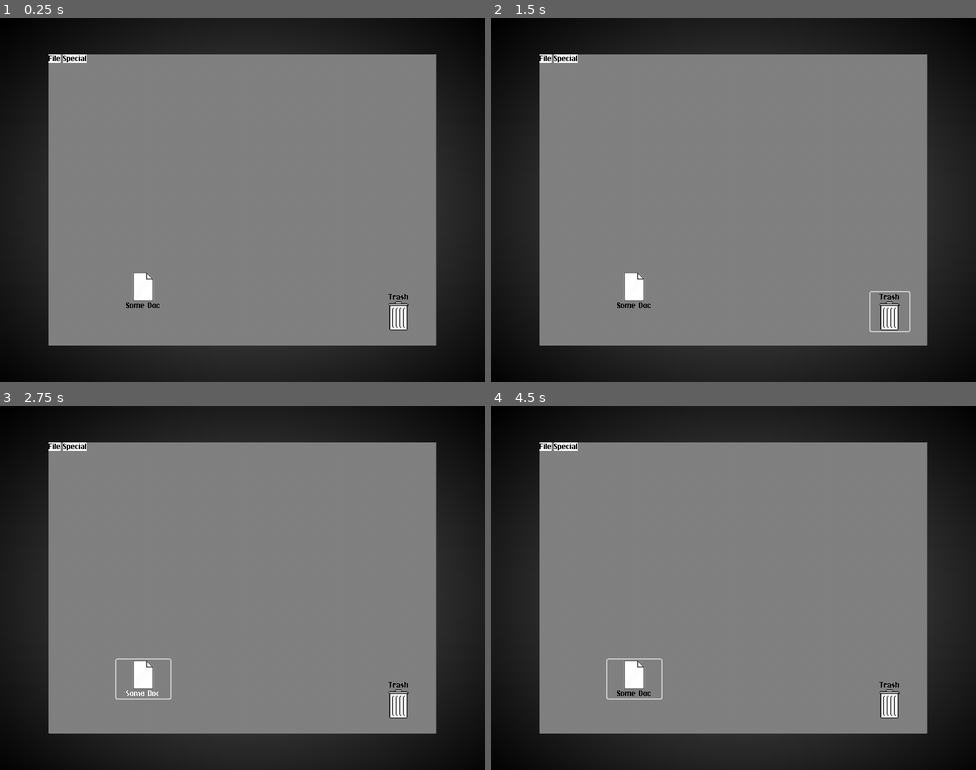
Above: before the commit, frames 1-4 (two rows, left to right).
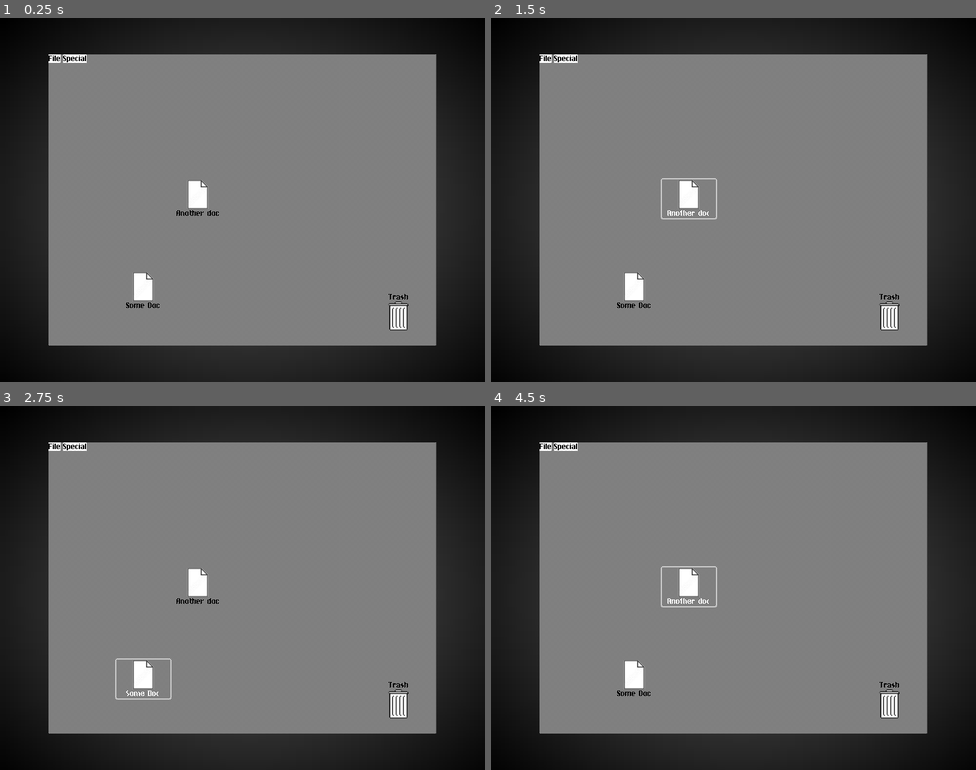
Above: after the commit, the same moments.

Repository: ee0pdt/gwj-78-erase
Game: Godot game, scene res://os1.tscn
Same seed, same stepped clock (60 frames per second), same inputs: the game is played once before the commit and once after it. Before the commit the project starts from res://main.tscn.
Inputs (mouse positions are in pixels of both pictures, inside the frame that each line leads up to):
- Up to frame 1 (0.25 s): no input
- Up to frame 2 (1.5 s): click "Trash" at 0.5 s; click (689, 200) at 1.25 s, where only the run after the commit has a clickable "Another doc"
- Up to frame 3 (2.75 s): click "Some Doc" at 2 s
- Up to frame 4 (4.5 s): click "Trash" at 2.75 s; click "Some Doc" at 3.5 s; click (689, 588) at 4.25 s, where only the run after the commit has a clickable "Another doc"

The runs differ from the first frame. In frame 1, 0.2% of the frame differs, in the area x 36-46%, y 44-55%; in frame 2, 0.5%; in frame 3, 0.2%; in frame 4, 0.5%, in the area x 23-47%, y 44-81%.

Commit message:
Adding all the hooks for game state idle

Diff:
--- a/file_system_items/trash/trash.gd
+++ b/file_system_items/trash/trash.gd
@@ -9,6 +9,7 @@
 var hover_icon := icon
 var full_icon := icon
 var full_hover_icon := icon
+var screen_node: Window
 
 var contents: Array[Node]
 
@@ -17,6 +18,7 @@
 	hover_icon = load(hover_icon_file) if hover_icon_file else original_icon
 	full_icon = load(full_icon_file) if full_icon_file else original_icon
 	full_hover_icon = load(full_hover_icon_file) if full_hover_icon_file else original_icon
+	screen_node = get_node(screen)
 
 
 func _is_full() -> bool:
@@ -34,7 +36,7 @@
 	document_dropped.emit(data, at_position)
 	contents.append(data.model)
 	data.model.hide()
-	icon = original_icon
+	icon = full_icon if _is_full() else original_icon
 
 	var total_size = contents.reduce(func(acc, item): return acc + item.file_size, 0)
 	print(total_size)
@@ -44,7 +46,7 @@
 	match what:
 		NOTIFICATION_MOUSE_ENTER:
 			# Handle mouse hover enter
-			if screen and screen.gui_is_dragging():
+			if screen_node and screen_node.gui_is_dragging():
 				icon = full_hover_icon if _is_full() else hover_icon
 		NOTIFICATION_MOUSE_EXIT:
 			# Handle mouse hover exit
--- a/file_system_items/trash/trash.tscn
+++ b/file_system_items/trash/trash.tscn
@@ -16,3 +16,5 @@
 expand_icon = true
 script = ExtResource("2_p404l")
 hover_icon_file = "uid://7t1a23q1qagy"
+full_icon_file = "uid://3epskxw8klk0"
+full_hover_icon_file = "uid://cr0pu7ly4l4kq"
--- /dev/null
+++ b/fsm/state.gd
@@ -0,0 +1,36 @@
+# Virtual base class for all states.
+class_name State
+extends Node
+
+# Reference to the state machine, to call its `transition_to()` method directly.
+# That's one unorthodox detail of our state implementation, as it adds a dependency between the
+# state and the state machine objects, but we found it to be most efficient for our needs.
+# The state machine node will set it.
+var state_machine = null
+
+
+# Virtual function. Receives events from the `_unhandled_input()` callback.
+func handle_input(_event: InputEvent) -> void:
+	pass
+
+
+# Virtual function. Corresponds to the `_process()` callback.
+func update(_delta: float) -> void:
+	pass
+
+
+# Virtual function. Corresponds to the `_physics_process()` callback.
+func physics_update(_delta: float) -> void:
+	pass
+
+
+# Virtual function. Called by the state machine upon changing the active state. The `msg` parameter
+# is a dictionary with arbitrary data the state can use to initialize itself.
+func enter(_msg := {}) -> void:
+	pass
+
+
+# Virtual function. Called by the state machine before changing the active state. Use this function
+# to clean up the state.
+func exit() -> void:
+	pass
--- /dev/null
+++ b/fsm/state_machine.gd
@@ -0,0 +1,53 @@
+# Generic state machine. Initializes states and delegates engine callbacks
+# (_physics_process, _unhandled_input) to the active state.
+class_name StateMachine
+extends Node
+
+# Emitted when transitioning to a new state.
+signal transitioned(state_name)
+
+# Path to the initial active state. We export it to be able to pick the initial state in the inspector.
+@export var initial_state := NodePath()
+
+# The current active state. At the start of the game, we get the `initial_state`.
+@onready var state: State = get_node(initial_state)
+
+var previous_state: State
+
+
+func _ready() -> void:
+	await owner.ready
+	# The state machine assigns itself to the State objects' state_machine property.
+	for child in get_children():
+		(child as State).state_machine = self
+	state.enter()
+
+
+# The state machine subscribes to node callbacks and delegates them to the state objects.
+func _unhandled_input(event: InputEvent) -> void:
+	state.handle_input(event)
+
+
+func _process(delta: float) -> void:
+	state.update(delta)
+
+
+func _physics_process(delta: float) -> void:
+	state.physics_update(delta)
+
+
+# This function calls the current state's exit() function, then changes the active state,
+# and calls its enter function.
+# It optionally takes a `msg` dictionary to pass to the next state's enter() function.
+func transition_to(target_state_name: String, msg: Dictionary = {}) -> void:
+	# Safety check, you could use an assert() here to report an error if the state name is incorrect.
+	# We don't use an assert here to help with code reuse. If you reuse a state in different state machines
+	# but you don't want them all, they won't be able to transition to states that aren't in the scene tree.
+	if not has_node(target_state_name):
+		return
+
+	previous_state = state
+	state.exit()
+	state = get_node(target_state_name)
+	state.enter(msg)
+	emit_signal("transitioned", state.name)
--- /dev/null
+++ b/game_events/game_events.gd
@@ -0,0 +1,40 @@
+extends Node
+
+
+# Installation Events
+signal attempt_install  # Installation window triggers this
+
+# File System Events
+signal file_added_to_trash(file: Node)
+signal file_removed_from_trash(file: Node)
+signal empty_trash
+signal trash_emptied
+#signal system_file_deleted(file: Node)
+
+# Virus Events
+#signal virus_cloned(original: Node, clone: Node)
+#signal file_infected(file: Node)
+#signal virus_multiplied()
+
+# System Events
+signal system_crash(reason: String)
+#signal system_restored()
+
+# File Interaction Events
+signal get_info
+#signal file_drag_started(file: Node)
+#signal file_drag_ended(file: Node)
+#signal file_hover_started(file: Node)
+#signal file_hover_ended(file: Node)
+
+# Helper Functions
+static func format_bytes(bytes: int) -> String:
+	const BYTES_PER_KB = 1024
+	const BYTES_PER_MB = BYTES_PER_KB * 1024
+
+	if bytes < BYTES_PER_KB:
+		return str(bytes) + " B"
+	elif bytes < BYTES_PER_MB:
+		return str(bytes / BYTES_PER_KB) + " KB"
+	else:
+		return str(bytes / BYTES_PER_MB) + " MB"
--- /dev/null
+++ b/level/level.gd
@@ -0,0 +1,14 @@
+extends Node2D
+class_name Level
+
+# Called when the node enters the scene tree for the first time.
+func _ready() -> void:
+	pass
+
+
+func _empty_trash() -> void:
+	print("Emptying trash")
+
+
+func _get_info() -> void:
+	print("Getting info")
--- a/main.tscn
+++ b/level/level.tscn
@@ -1,6 +1,9 @@
-[gd_scene load_steps=5 format=3 uid="uid://bo20ipot6i628"]
+[gd_scene load_steps=8 format=3 uid="uid://bo20ipot6i628"]
 
 [ext_resource type="PackedScene" uid="uid://cpt1rj40a0kk3" path="res://screen/screen.tscn" id="1_ig7tw"]
+[ext_resource type="Script" uid="uid://dffmsepw35cgc" path="res://level/level.gd" id="1_qohg2"]
+[ext_resource type="Script" uid="uid://30qghlfcc1sv" path="res://fsm/state_machine.gd" id="4_ktfr2"]
+[ext_resource type="Script" uid="uid://0mcjqa8ciue7" path="res://level/states/idle.gd" id="5_44x8d"]
 [ext_resource type="PackedScene" uid="uid://d4c8dtd2jia1d" path="res://file_system_items/document/document.tscn" id="7_dg77c"]
 
 [sub_resource type="Gradient" id="Gradient_0xm2m"]
@@ -13,7 +16,8 @@
 fill_from = Vector2(0.5, 0.5)
 fill_to = Vector2(1, 1)
 
-[node name="Node2D" type="Node2D"]
+[node name="Level" type="Node2D"]
+script = ExtResource("1_qohg2")
 
 [node name="CanvasLayer" type="CanvasLayer" parent="."]
 
@@ -30,6 +34,9 @@
 [node name="Screen" parent="CanvasLayer" instance=ExtResource("1_ig7tw")]
 unique_name_in_owner = true
 
+[node name="Trash" parent="CanvasLayer/Screen/Desktop/DesktopBackground" index="0"]
+screen = NodePath("../../..")
+
 [node name="Document" parent="CanvasLayer/Screen/Desktop/DesktopBackground" index="1" instance=ExtResource("7_dg77c")]
 layout_mode = 0
 offset_left = 113.0
@@ -38,5 +45,21 @@
 offset_bottom = 422.0
 text = "Some Doc"
 
+[node name="Document2" parent="CanvasLayer/Screen/Desktop/DesktopBackground" index="2" instance=ExtResource("7_dg77c")]
+layout_mode = 0
+offset_left = 203.0
+offset_top = 206.0
+offset_right = 292.0
+offset_bottom = 270.0
+text = "Another doc"
+
+[node name="StateMachine" type="Node" parent="."]
+script = ExtResource("4_ktfr2")
+initial_state = NodePath("Idle")
+metadata/_custom_type_script = ExtResource("4_ktfr2")
+
+[node name="Idle" type="Node" parent="StateMachine"]
+script = ExtResource("5_44x8d")
+
 [editable path="CanvasLayer/Screen"]
 [editable path="CanvasLayer/Screen/Desktop"]
--- /dev/null
+++ b/level/states/idle.gd
@@ -0,0 +1 @@
+extends LevelState
--- /dev/null
+++ b/level/states/level_state.gd
@@ -0,0 +1,13 @@
+extends State
+class_name LevelState
+
+var level
+
+func enter(_msg := {}) -> void:
+	level = state_machine.owner as Level
+	GameEvents.empty_trash.connect(level._empty_trash)
+	GameEvents.get_info.connect(level._get_info)
+
+func exit() -> void:
+	GameEvents.empty_trash.disconnect(level._empty_trash)
+	GameEvents.get_info.disconnect(level._get_info)
--- a/menu_bar/menu_bar.gd
+++ b/menu_bar/menu_bar.gd
@@ -4,8 +4,10 @@
 func _on_special_menu_id_pressed(id: int) -> void:
 	match id:
 		0:
-			%EmptyTrashDialog.show()
+			GameEvents.empty_trash.emit()
 
 
 func _on_file_menu_id_pressed(id: int) -> void:
-	pass # Replace with function body.
+	match id:
+		0:
+			GameEvents.get_info.emit()
--- /dev/null
+++ b/os1.tscn
@@ -0,0 +1,11 @@
+[gd_scene load_steps=2 format=3 uid="uid://bw5cibc0jf84g"]
+
+[ext_resource type="PackedScene" uid="uid://bo20ipot6i628" path="res://level/level.tscn" id="1_qwdxl"]
+
+[node name="Os1" type="Node2D"]
+
+[node name="Level" parent="." instance=ExtResource("1_qwdxl")]
+
+[editable path="Level"]
+[editable path="Level/CanvasLayer/Screen"]
+[editable path="Level/CanvasLayer/Screen/Desktop"]
--- a/project.godot
+++ b/project.godot
@@ -11,9 +11,13 @@
 [application]
 
 config/name="GWJ 78 Erase"
-run/main_scene="uid://bo20ipot6i628"
+run/main_scene="uid://bw5cibc0jf84g"
 config/features=PackedStringArray("4.4", "GL Compatibility")
 config/icon="res://icon.svg"
+
+[autoload]
+
+GameEvents="*res://game_events/game_events.gd"
 
 [display]
 
@@ -33,7 +37,10 @@
 "res://file_system_items/document/": "purple",
 "res://file_system_items/file_system_item/": "purple",
 "res://file_system_items/trash/": "purple",
+"res://fsm/": "teal",
+"res://game_events/": "purple",
 "res://install_window/": "purple",
+"res://level/": "purple",
 "res://menu_bar/": "purple",
 "res://screen/": "purple",
 "res://system_update_window/": "purple",
Binary file added: assets/images/trash_full.png
Not shown, added: assets/images/trash_full.png.import
Binary file added: assets/images/trash_full_hover.png
Not shown, added: assets/images/trash_full_hover.png.import
Not shown, added: fsm/state.gd.uid
Not shown, added: fsm/state_machine.gd.uid
Not shown, added: game_events/game_events.gd.uid
Not shown, added: level/level.gd.uid
Not shown, added: level/states/idle.gd.uid
Not shown, added: level/states/level_state.gd.uid
